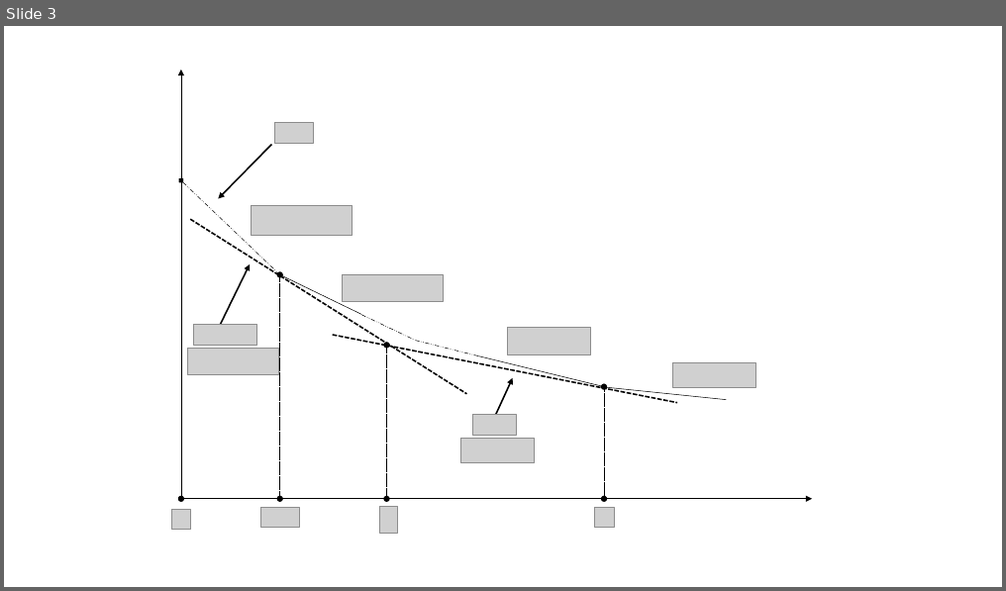
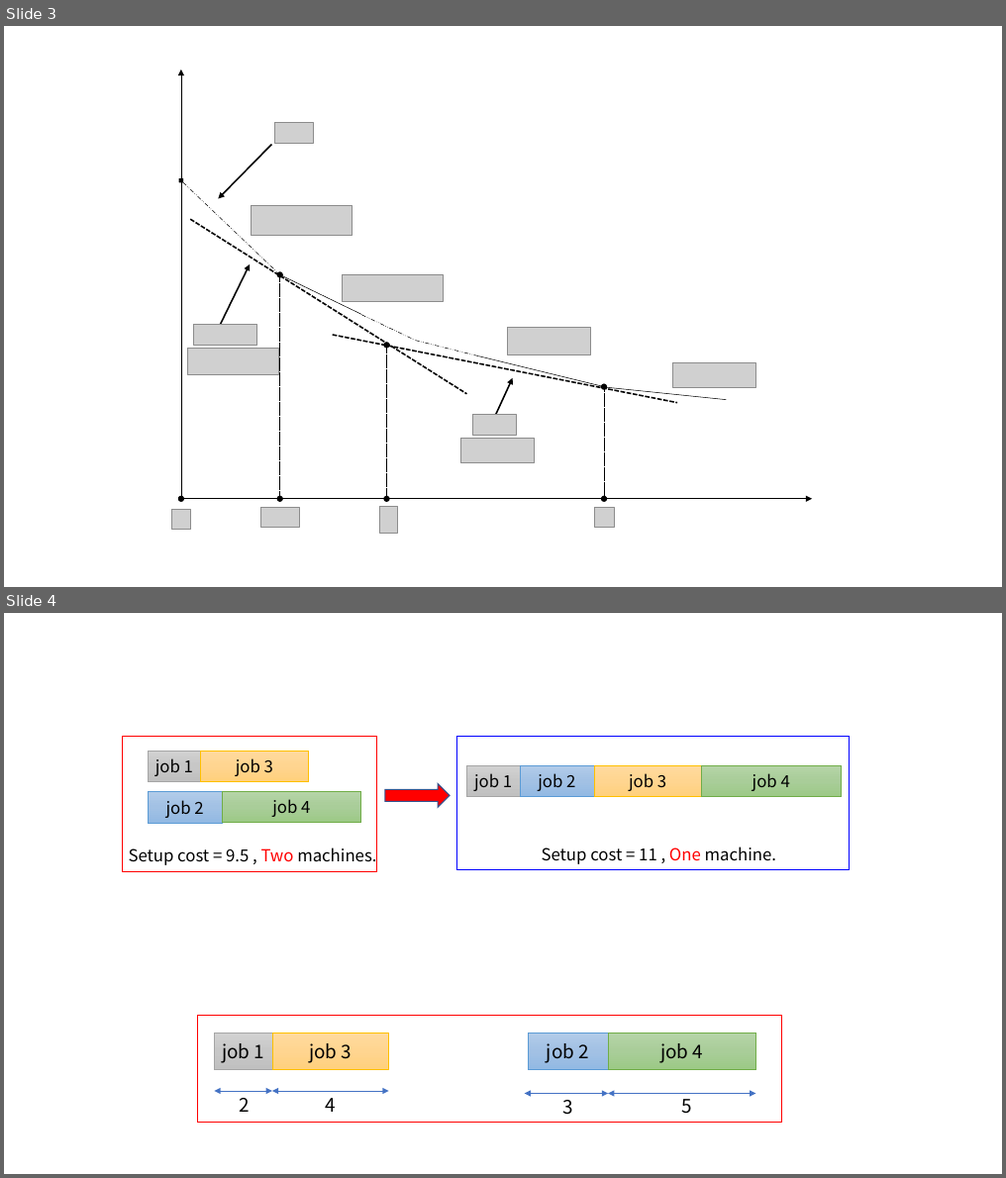
Before and after one commit to Dis-count/Beamer_PPT, a slide deck: Scheduling_game/Figures/graph.pptx. Shown one above the other, each under a label of ours: slide 3 before the commit, slides 3 and 4 after it. The pictures are 1006x591 and 1006x1178 pixels, drawn with LibreOffice and Linux fonts; fonts in the diff are those of the drawing; grey boxes stand for pictures; background and template pictures are left out. Boxes give left, top, right and bottom in pixels: in the first picture for what was removed or moved away, otherwise in the second. Text is boxed around its words. In the diff, an @@ line names an element or a change of style, - is before the commit and + after.

```diff
--- a/Scheduling_game/Figures/graph.pptx
+++ b/Scheduling_game/Figures/graph.pptx
@@ slide 4 added at [4,613,1002,1174], background #FFFFFF @@
@@ rectangle added at [122,737,377,872], fill #FFFFFF, outline #FF0000 1 pt @@
@@ rectangle added at [148,751,201,782], fill gradient #D2D2D2 to #C8C8C8 to #C0C0C0, outline #A5A5A5 0.5 pt, 16 pt, text #000000 @@
+job 1
@@ rectangle added at [201,751,309,782], fill gradient #FFDB9E to #FFD590 to #FFD07C, outline #FFC000 0.5 pt, 16 pt, text #000000 @@
+job 3
@@ rectangle added at [457,737,849,870], fill #FFFFFF, outline #0000FF 1 pt @@
@@ right arrow added at [385,783,450,808], fill #FF0000, outline #325491 1 pt @@
@@ rectangle added at [466,765,520,797], fill gradient #D2D2D2 to #C8C8C8 to #C0C0C0, outline #A5A5A5 0.5 pt, 16 pt, text #000000 @@
+job 1
@@ rectangle added at [520,765,594,797], fill gradient #B1CBE9 to #A3C1E5 to #93B9E4, outline #5B9BD5 0.5 pt, 16 pt, text #000000 @@
+job 2
@@ rectangle added at [594,765,702,797], fill gradient #FFDB9E to #FFD590 to #FFD07C, outline #FFC000 0.5 pt, 16 pt, text #000000 @@
+job 3
@@ rectangle added at [702,765,841,797], fill gradient #B5D5A7 to #AACE9A to #9CC987, outline #70AD47 0.5 pt, 16 pt, text #000000 @@
+job 4
@@ rectangle added at [148,792,222,823], fill gradient #B1CBE9 to #A3C1E5 to #93B9E4, outline #5B9BD5 0.5 pt, 16 pt, text #000000 @@
+job 2
@@ rectangle added at [222,791,361,823], fill gradient #B5D5A7 to #AACE9A to #9CC987, outline #70AD47 0.5 pt, 16 pt, text #000000 @@
+job 4
@@ text added at [129,848,376,865], 16 pt, text #000000 @@
+Setup cost = 9.5 , Two machines.
@@ text added at [542,847,776,864], 16 pt, text #000000 @@
+Setup cost = 11 , One machine.
@@ rectangle added at [198,1016,782,1123], fill #FFFFFF, outline #FF0000 1 pt @@
@@ rectangle added at [214,1033,272,1069], fill gradient #D2D2D2 to #C8C8C8 to #C0C0C0, outline #A5A5A5 0.5 pt, 18 pt, text #000000 @@
+job 1
@@ rectangle added at [272,1033,389,1069], fill gradient #FFDB9E to #FFD590 to #FFD07C, outline #FFC000 0.5 pt, 18 pt, text #000000 @@
+job 3
@@ rectangle added at [528,1033,609,1069], fill gradient #B1CBE9 to #A3C1E5 to #93B9E4, outline #5B9BD5 0.5 pt, 18 pt, text #000000 @@
+job 2
@@ rectangle added at [608,1033,755,1069], fill gradient #B5D5A7 to #AACE9A to #9CC987, outline #70AD47 0.5 pt, 18 pt, text #000000 @@
+job 4
@@ double arrow added from (214, 1091) to (272, 1091), #4472C4 0.5 pt @@
@@ text added at [239,1098,249,1112], 18 pt, text #000000 @@
+2
@@ double arrow added from (272, 1091) to (389, 1091), #4472C4 0.5 pt @@
@@ text added at [325,1098,335,1112], 18 pt, text #000000 @@
+4
@@ double arrow added from (525, 1093) to (608, 1093), #4472C4 0.5 pt @@
@@ text added at [562,1100,572,1115], 18 pt, text #000000 @@
+3
@@ double arrow added from (608, 1093) to (755, 1093), #4472C4 0.5 pt @@
@@ text added at [681,1093,691,1114], 18 pt, text #000000 @@
+5
```
Also in this commit, not shown: 1 slide changed, 1 other slide added, 6 other files.
